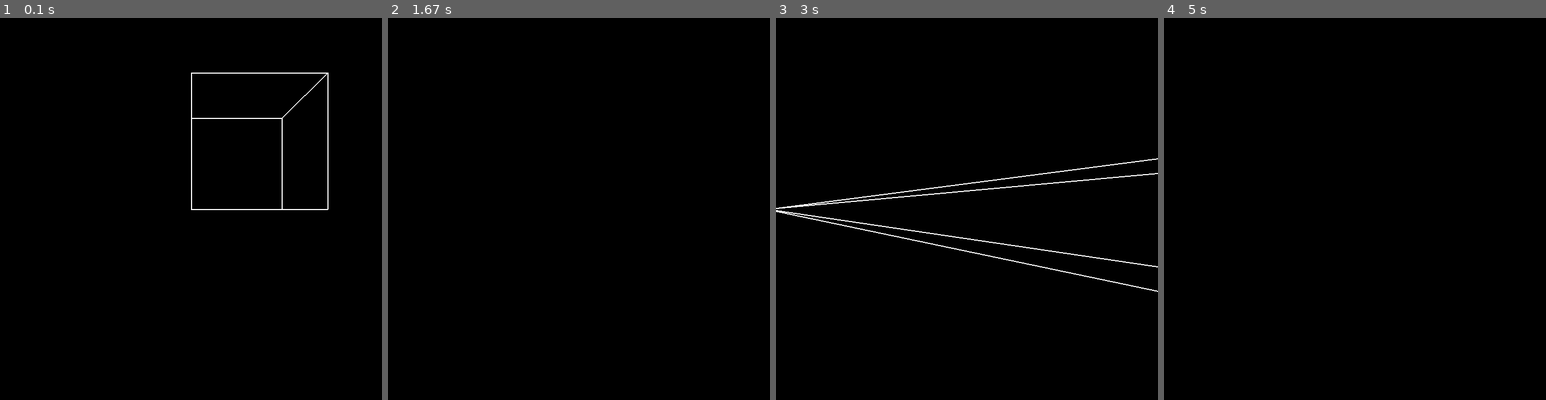
Above: before the commit, frames 1-4 (left to right).
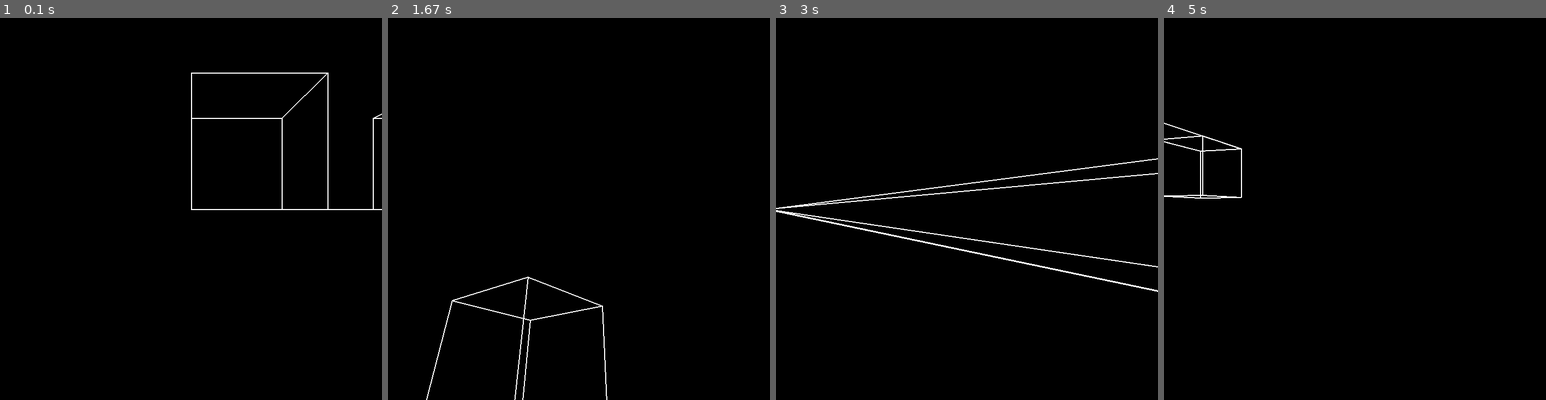
Above: after the commit, the same moments.

Repository: Anthony-Gambale/Pygame-3D
Game: pygame game, started from example.py
The game is run twice, just before and just after one commit, with the same random seed, the same clock (stepped at 60 frames per second) and the same inputs.
Inputs:
- Up to frame 1 (0.1 s): no input
- Up to frame 2 (1.67 s): hold Right 0.33-0.8 s; hold Up 0.83-1.13 s; hold W 0.83-1.13 s; tap Space at 0.9 s; tap Shift at 0.98 s
- Up to frame 3 (3 s): hold Left 1.67-2.2 s; hold A 1.67-2.2 s; tap Space at 1.73, 2.03, 2.3, 2.63, 2.93 s; hold Down 2.23-2.53 s; hold S 2.23-2.53 s; tap Shift at 2.38 s; hold Left 2.57-2.97 s; hold A 2.57-2.97 s
- Up to frame 4 (5 s): hold Up 3-3.37 s; hold W 3-3.37 s; tap Space at 3.07, 4.13, 4.53, 4.83 s; hold Down 4.07-4.43 s; hold S 4.07-4.43 s; hold Left 4.47-4.93 s; hold A 4.47-4.93 s; hold Right from 4.97 s (still down); hold D from 4.97 s (still down)

The runs differ from the first frame. In frame 1, 0.1% of the frame differs, in the area x 85-100%, y 25-51%; in frame 2, 0.5%, in the area x 10-58%, y 67-100%; in frame 3, 0.1%; in frame 4, 0.4%.

Commit message:
refactor complete, package can now be used by others with relative ease

Diff:
--- a/example.py
+++ b/example.py
@@ -6,8 +6,11 @@
 # initialize pygame3D scene and models
 pygame.init()
 scene = pygame3D.Scene(700, 700) # new scene
-cube_model = pygame3D.model_reader.read_model("models/cube_model.txt")
+cube_model = pygame3D.read_model("models/cube_model.txt")
+plane_model = pygame3D.read_model("models/plane_model.txt")
 scene.add_shape(cube_model)
+scene.add_shape(cube_model.clone(), pygame3D.Vec3([200, 0, 0]))
+scene.add_shape(plane_model)
 
 
 delay_time = 10
--- a/models/cube_model2.txt
+++ /dev/null
@@ -1,17 +0,0 @@
-cube_100_shift = Shape3D([
-    # bottom face
-    Line3D(Vec3([0+200, 0, 200]), Vec3([100+200, 0, 200])),
-    Line3D(Vec3([100+200, 0, 200]), Vec3([100+200, 0, 300])),
-    Line3D(Vec3([100+200, 0, 300]), Vec3([0+200, 0, 300])),
-    Line3D(Vec3([0+200, 0, 300]), Vec3([0+200, 0, 200])),
-    # edges connecting bottom and top face
-    Line3D(Vec3([0+200, 100, 200]), Vec3([0+200, 0, 200])),
-    Line3D(Vec3([100+200, 100, 200]), Vec3([100+200, 0, 200])),
-    Line3D(Vec3([100+200, 100, 300]), Vec3([100+200, 0, 300])),
-    Line3D(Vec3([0+200, 100, 300]), Vec3([0+200, 0, 300])),
-    # top face
-    Line3D(Vec3([0+200, 100, 200]), Vec3([100+200, 100, 200])),
-    Line3D(Vec3([100+200, 100, 200]), Vec3([100+200, 100, 300])),
-    Line3D(Vec3([100+200, 100, 300]), Vec3([0+200, 100, 300])),
-    Line3D(Vec3([0+200, 100, 300]), Vec3([0+200, 100, 200]))
-])
--- a/models/plane_model.txt
+++ b/models/plane_model.txt
@@ -1,7 +1,7 @@
-# plane underneath two cubes
-floor = Shape3D([
-    Line3D(Vec3([0, 0, 200]), Vec3([300, 0, 200])),
-    Line3D(Vec3([300, 0, 200]), Vec3([300, 0, 300])),
-    Line3D(Vec3([300, 0, 300]), Vec3([0, 0, 300])),
-    Line3D(Vec3([0, 0, 300]), Vec3([0, 0, 200]))
-])
+// use double slashes like this to add comments to
+// 3D model files for pygame3D.
+
+0,0,200,300,0,200
+300,0,200,300,0,300
+300,0,300,0,0,300
+0,0,300,0,0,200
--- a/pygame3D/__init__.py
+++ b/pygame3D/__init__.py
@@ -1,4 +1,5 @@
 from pygame3D.vector import *
 from pygame3D.projection import *
 from pygame3D.scene import *
-from pygame3D.model_reader import *
+from pygame3D.model_reader import read_model
+from copy import deepcopy
--- a/pygame3D/scene.py
+++ b/pygame3D/scene.py
@@ -1,8 +1,10 @@
 
 
+from pygame3D.vector import Vec3
 from pygame3D.camera import Camera
 import pygame3D.projection
 import pygame
+from copy import deepcopy
 
 
 """Lines"""
@@ -42,6 +44,17 @@
     def __init__(self, edges):
         self.lines = edges # list of line2D or line3D objects
 
+    # shift a shape in an image
+    def shift(self, vector):
+        for edge in self.lines:
+            edge.p1=edge.p1.add(vector)
+            edge.p2=edge.p2.add(vector)
+        return self
+
+    # clone yourself
+    def clone(self):
+        return deepcopy(self)
+
 class Shape2D(Shape):
     def draw(self, window):
         """take pygame window as input, and draw self onto it as a collection of line edges"""
@@ -63,8 +76,8 @@
         self.pygame_window = pygame.display.set_mode((width, height))
         pygame.display.set_caption("Pygame 3D Demo")
 
-    def add_shape(self, shape):
-        self.shapes.append(shape)
+    def add_shape(self, shape, shift=Vec3([0,0,0])):
+        self.shapes.append(shape.shift(shift))
         return self # in case this is called on a dummy scene which isn't saved
 
     def refresh(self):
